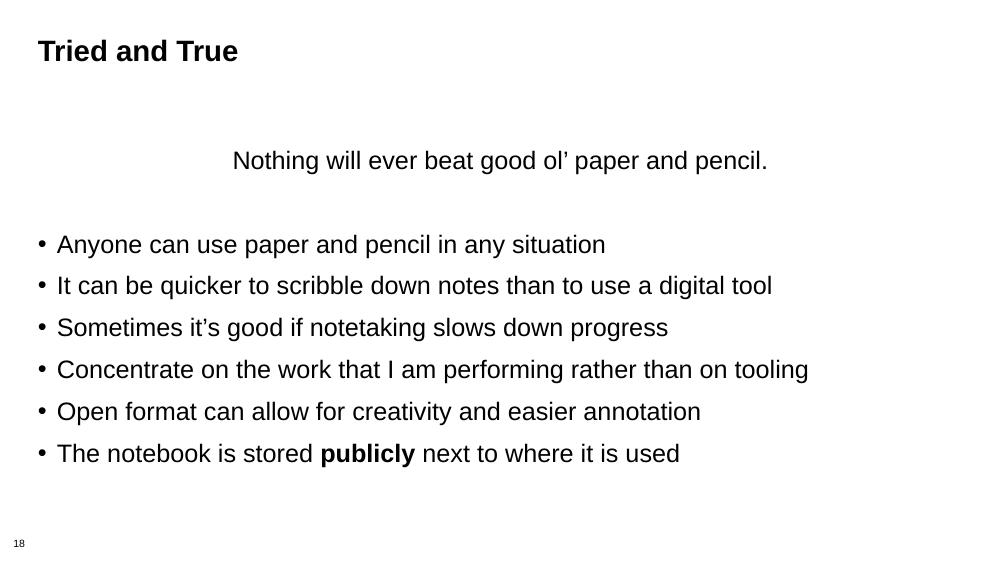
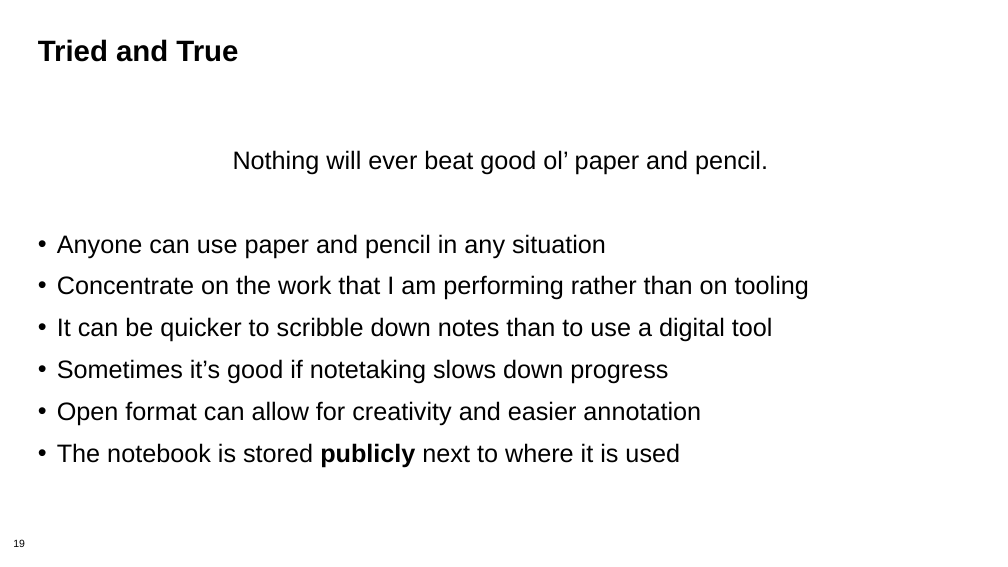
Before and after one commit to bssw-tutorial/presentations, a slide deck: slide 19 of lab-notebooks.pptx (slide 18 before the commit). Drawn at 1008x567 pixels with LibreOffice and Linux fonts; fonts in the diff are those of the drawing; background and template pictures are left out. Boxes give left, top, right and bottom in pixels: in the first picture for what was removed or moved away, otherwise in the second. Text is boxed around its words. In the diff, an @@ line names an element or a change of style, - is before the commit and + after.

```diff
--- a/lab-notebooks.pptx
+++ b/lab-notebooks.pptx
@@ text at [57, 275, 809, 300]: paragraph added @@
+• Concentrate on the work that I am performing rather than on tooling
@@ text at [57, 359, 809, 384]: paragraph removed @@
-• Concentrate on the work that I am performing rather than on tooling
@@ page number at [13, 539, 25, 547]: text changed @@
-18
+19
```
Also in this commit, not shown: 2 other slides changed, 1 slide added.
